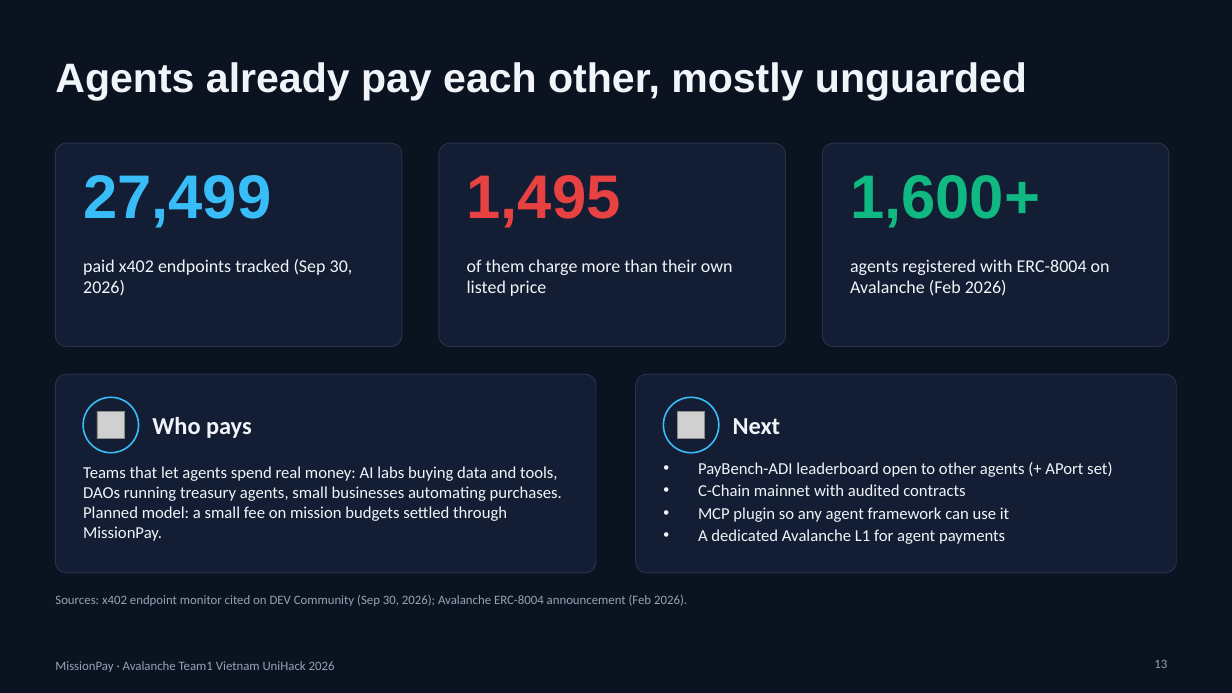
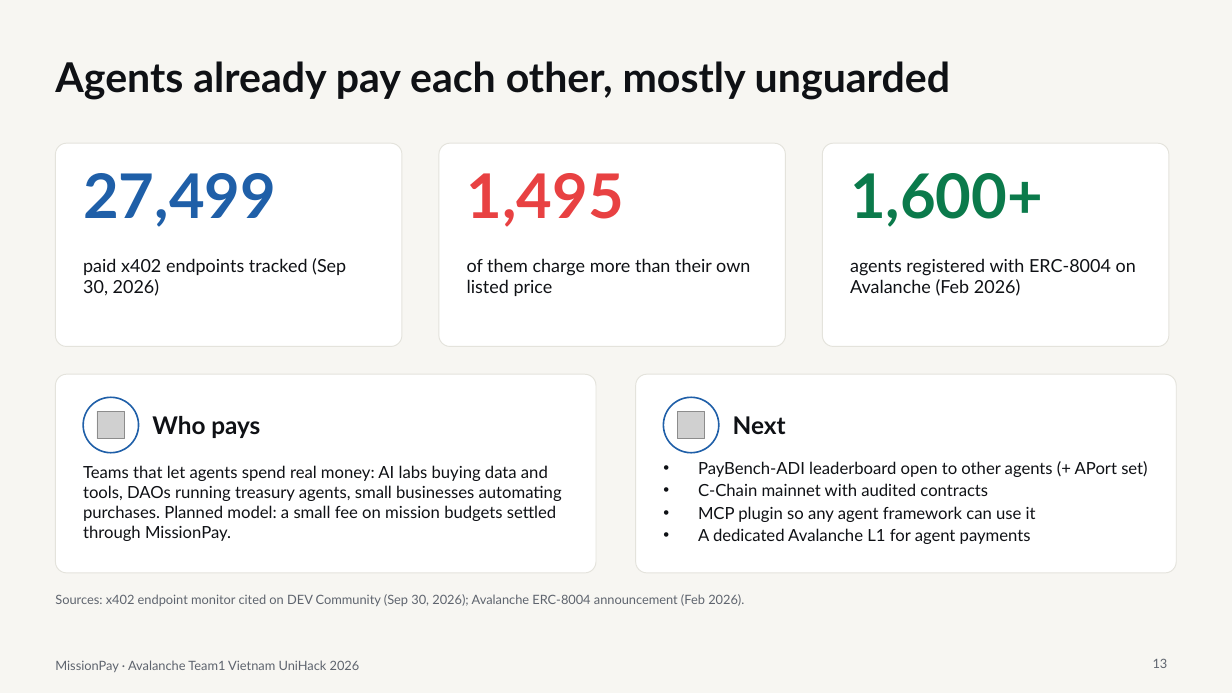
Before and after one commit to lenamkhanhh/UniHack, a slide deck: slide 13 of artifacts/submission-s1/MissionPay-pitch-deck-v2.pptx. Drawn at 1232x693 pixels with LibreOffice and Linux fonts; fonts in the diff are those of the drawing; grey boxes stand for pictures. Boxes give left, top, right and bottom in pixels: in the first picture for what was removed or moved away, otherwise in the second. Text is boxed around its words. In the diff, an @@ line names an element or a change of style, - is before the commit and + after.

```diff
--- a/artifacts/submission-s1/MissionPay-pitch-deck-v2.pptx
+++ b/artifacts/submission-s1/MissionPay-pitch-deck-v2.pptx
@@ background #0B1220 to #F7F6F2 @@
@@ title "Agents already pay each other, ..." at (x1=55, y1=61, x2=950, y2=100): font Arial to Lato, text colour #F1F5F9 to #0F1115 @@
@@ fill #131D33 to #FFFFFF; outline #26324D 0.75 pt to #E4E3DC 0.75 pt in 5 elements at (x1=439, y1=143, x2=786, y2=347), (x1=823, y1=143, x2=1169, y2=347), (x1=55, y1=374, x2=596, y2=573), (x1=636, y1=374, x2=1177, y2=573), (x1=55, y1=143, x2=402, y2=347) @@
@@ text "27,499" at (x1=83, y1=173, x2=276, y2=227): font Arial to Lato, text colour #38BDF8 to #1F5FA8 @@
@@ text "1,495" at (x1=467, y1=173, x2=624, y2=227): font Arial to Lato @@
@@ text "1,600+" at (x1=850, y1=173, x2=1043, y2=227): font Arial to Lato, text colour #10B981 to #0B7A4B @@
@@ ellipse at (x1=83, y1=397, x2=139, y2=453): fill #131D33 to #FFFFFF; outline #38BDF8 1.25 pt to #1F5FA8 1.25 pt @@
@@ ellipse at (x1=664, y1=397, x2=719, y2=453): fill #131D33 to #FFFFFF; outline #38BDF8 1.25 pt to #1F5FA8 1.25 pt @@
@@ font Calibri to Lato, text colour #F1F5F9 to #0F1115 in 7 elements at (x1=83, y1=258, x2=346, y2=296), (x1=467, y1=258, x2=750, y2=296), (x1=850, y1=258, x2=1136, y2=296), (x1=152, y1=416, x2=260, y2=438), (x1=83, y1=465, x2=562, y2=541), (x1=733, y1=416, x2=786, y2=434), (x1=698, y1=461, x2=1147, y2=544) @@
@@ font Calibri to Lato, text colour #94A3B8 to #5E646E in 3 elements at (x1=55, y1=594, x2=744, y2=606), (x1=1153, y1=658, x2=1168, y2=668), (x1=55, y1=660, x2=360, y2=672) @@
```
Also in this commit, not shown: 13 other slides changed, 11 other files.
